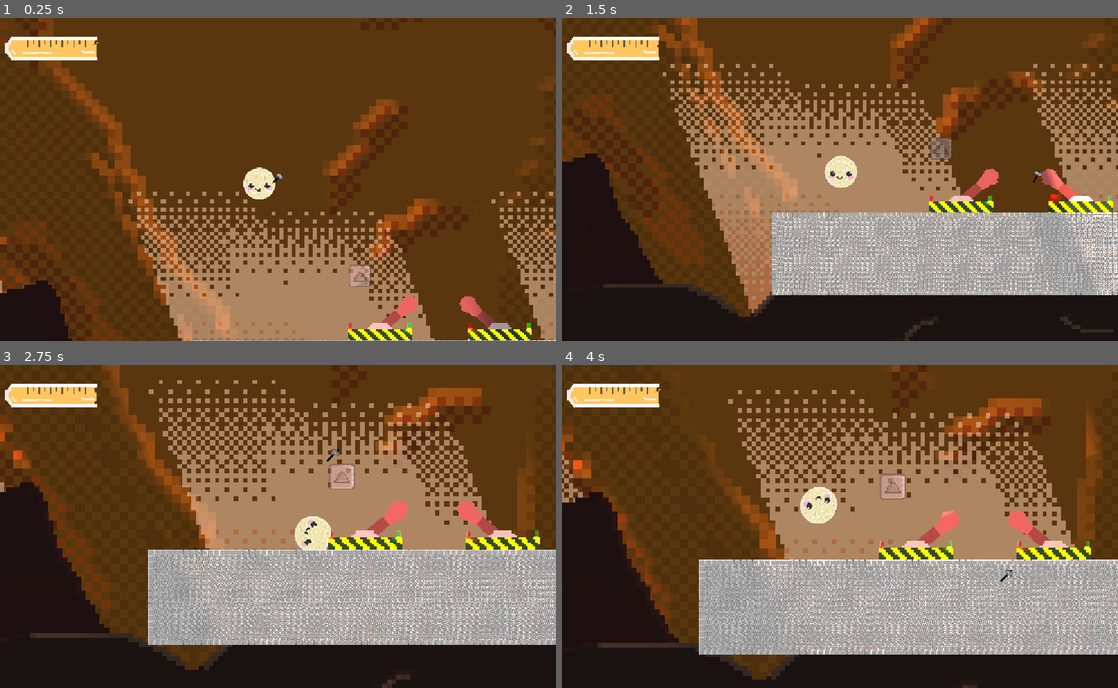
Above: before the commit, frames 1-4 (two rows, left to right).
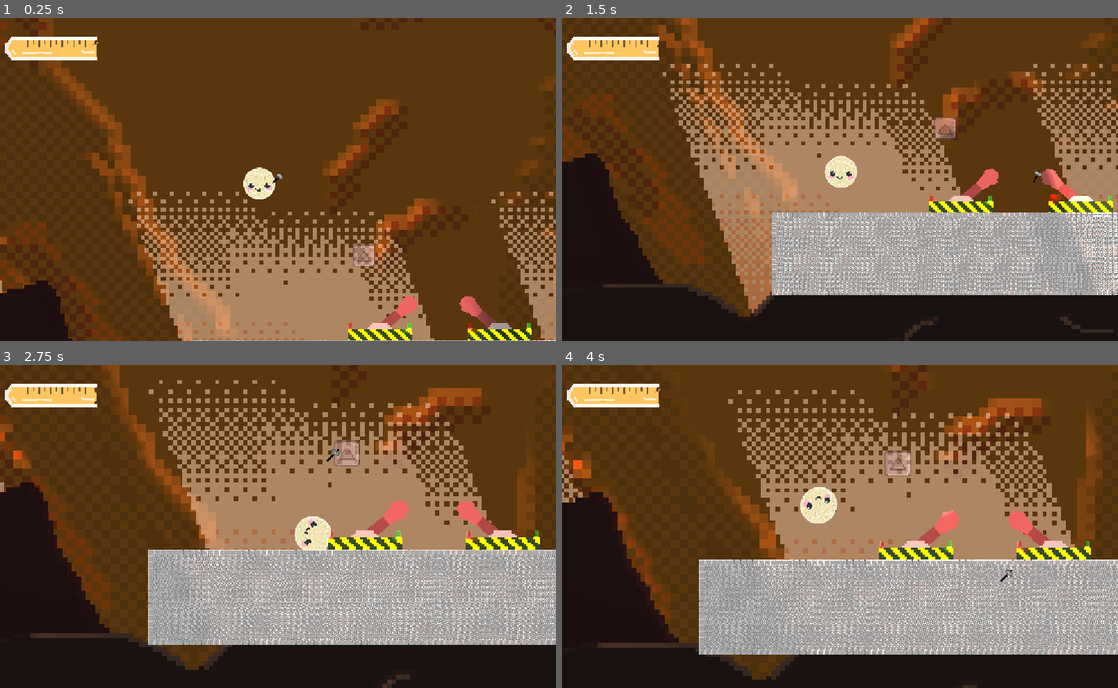
Above: after the commit, the same moments.

Repository: Yaheeha-Baheeha/rock-hard
Game: Godot game, scene res://level_18.tscn
Same seed, same stepped clock (60 frames per second), same inputs: the game is played once before the commit and once after it. This scene is started directly instead of the project's main scene. Sound files missing from this copy of the repository are replaced by a short silence.
Inputs (mouse positions are in pixels of both pictures, inside the frame that each line leads up to):
- Up to frame 1 (0.25 s): no input
- Up to frame 2 (1.5 s): tap Enter (ui_accept) at 0.5 s; drag from (956, 308) to (834, 198) at 0.52 s; drag from (1084, 192) to (940, 147) at 1.27 s
- Up to frame 3 (2.75 s): move the mouse to (333, 455) at 2.02 s; hold D (right) from 2.03 s (still down); hold Mouse wheel up (zoom in) from 2.03 s (still down)
- Up to frame 4 (4 s): release D (right) at 2.75 s; release Mouse wheel up (zoom in) at 2.75 s; drag from (812, 591) to (873, 532) at 2.77 s; move the mouse to (1006, 574) at 3.52 s; hold A (left) from 3.53 s (still down); tap 1 at 3.6 s; tap Space (jump) at 3.77 s

The runs differ from the first frame. In frame 1, 0.5% of the frame differs, in the area x 62-68%, y 70-84%; in frame 2, 0.5%; in frame 3, 0.7%; in frame 4, 0.7%, in the area x 57-63%, y 26-42%.

Commit message:
lowkey fixed collectible not collecting

Diff:
--- a/level_13.tscn
+++ b/level_13.tscn
@@ -343,9 +343,6 @@
 
 [node name="Game" type="Node2D" unique_id=1811343828]
 
-[node name="Rectangle" parent="." unique_id=1138608427 instance=ExtResource("1_bftdo")]
-position = Vector2(549, -180)
-
 [node name="Hammer" parent="." unique_id=1722124445 instance=ExtResource("1_6a6s5")]
 position = Vector2(1125.75, 183)
 
@@ -525,3 +522,6 @@
 position = Vector2(-106, 1169)
 shape = SubResource("RectangleShape2D_2onyt")
 debug_color = Color(0.1882353, 0.53333336, 0.9411765, 0.9137255)
+
+[node name="Rectangle" parent="." unique_id=1138608427 instance=ExtResource("1_bftdo")]
+position = Vector2(610, -182)
--- a/level_18.tscn
+++ b/level_18.tscn
@@ -345,9 +345,6 @@
 
 [node name="Game" type="Node2D" unique_id=608777425]
 
-[node name="Triangle" parent="." unique_id=1829089341 instance=ExtResource("1_hrgja")]
-position = Vector2(-2709, -439)
-
 [node name="Hammer" parent="." unique_id=1722124445 instance=ExtResource("1_ujkep")]
 position = Vector2(1125.75, 183)
 
@@ -592,3 +589,6 @@
 position = Vector2(-1170, -345)
 start_active = true
 targets = [NodePath("../Spawner")]
+
+[node name="Triangle" parent="." unique_id=1829089341 instance=ExtResource("1_hrgja")]
+position = Vector2(-2695, -502)
--- a/level_9.tscn
+++ b/level_9.tscn
@@ -432,3 +432,4 @@
 
 [node name="Triangle" parent="." unique_id=1829089341 instance=ExtResource("20_rsg4q")]
 position = Vector2(170, -210)
+level_number = 9
Not shown, changed: export_presets.cfg
Not shown, changed: level_7.tscn
